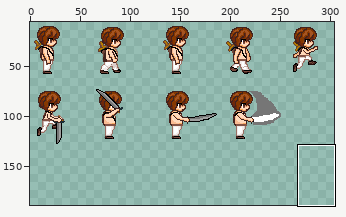
One commit to this sprite sheet: Assets/Sprites/MainCharacter2.png. The first picture is a wide view before the edit; the outline marks the close-up.
Close-up. Earlier state:
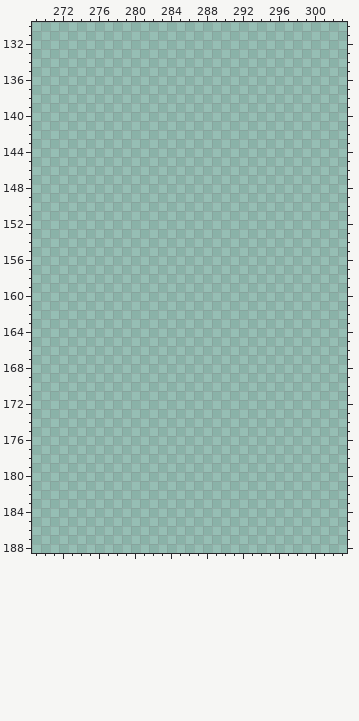
The file is 320x320 pixels. Pixels under 10% opacity are left out. Colours within 5 levels of each other are drawn and written as one. Shown: x 269..303, y 130..188. The wide view leaves out empty margins. The commit also changed other parts of the picture, which this record leaves out.
Now the later version:
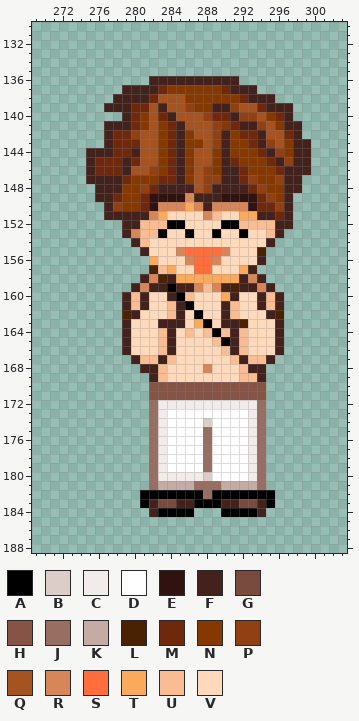
Palette (. is transparent): A #000000  B #dccdc9  C #f1ecea  D #ffffff  E #301211  F #43221d  G #784b3e  H #855446  J #996e62  K #c4aca5  L #482203  M #6f280b  N #853800  P #914014  Q #a55421  R #d68658  S #ff6e3b  T #faaa5d  U #fabc93  V #ffd9bb
What changed:
{"y":136,"x":282,"old":"..........","new":"FFFFFFFFFF"}
{"y":137,"x":279,"old":"...............","new":"FFFFMNNNNNNMFFF"}
{"y":138,"x":278,"old":"..................","new":"FFFFMQQQNNNNNNMFFF"}
{"y":139,"x":277,"old":".....................","new":"FFFMMQFQQPNNFFPQQMFFF"}
{"y":140,"x":279,"old":"...................","new":"FMNQMFQQQPMMFPPQNMF"}
{"y":141,"x":277,"old":"......................","new":"FFFMNQNMFQQQPNMFFPQNFF"}
{"y":142,"x":277,"old":"......................","new":"FMMPQQNMFNQQPFNMMFQQMF"}
{"y":143,"x":277,"old":".......................","new":"FMMMQQNMFNNQPFNNMFPQNFF"}
{"y":144,"x":275,"old":".........................","new":"FFFMMFQQNMFNQQNFNNNMFPNFF"}
{"y":145,"x":275,"old":".........................","new":"FMMMFMQQNMFNQQNFMNNNMFPFF"}
{"y":146,"x":275,"old":".........................","new":"FMMMFQQPNMFNQPNFFMNNNMFFF"}
{"y":147,"x":275,"old":"........................","new":"FFFFMNNNMMFNQPPFFMPNNPFF"}
{"y":148,"x":276,"old":".......................","new":"FFFNNPMFFFFQPFFFFMPNNFF"}
{"y":149,"x":276,"old":"......................","new":"FFMNNMEEEERFFFEEEEMPNF"}
{"y":150,"x":277,"old":".....................","new":"FPNNMERRRTRFRRRREMMPF"}
{"y":151,"x":277,"old":".....................","new":"FFFFFRTVVVVRUVVTTFFMF"}
{"y":152,"x":279,"old":"...................","new":"FFUUUAAVVVVAAUUUUFF"}
{"y":153,"x":279,"old":"..................","new":"FRUUAVVAVVAVVAVVUF"}
{"y":154,"x":280,"old":"................","new":"FUVVVVVVVVVVVVVF"}
{"y":155,"x":281,"old":"..............","new":"FVVVRSSSSRVVVL"}
{"y":156,"x":282,"old":".............","new":"TVVVRSSRVVVVF"}
{"y":157,"x":282,"old":"............","new":"LUTVVSSVVVTF"}
{"y":158,"x":281,"old":"..............","new":"FRLFTTTTTTTFRF"}
{"y":159,"x":280,"old":"................","new":"FRFFAFFRURFLFFRF"}
{"y":160,"x":279,"old":"..................","new":"FUFVVFAUVVVTFVVFUF"}
{"y":161,"x":279,"old":"..................","new":"FUFVVUFAVVVFUVVFUF"}
{"y":162,"x":279,"old":"..................","new":"LFVVVUFVAVVFUVVVFL"}
{"y":163,"x":279,"old":"..................","new":"FVVVFFFVTAVFFLVVVF"}
{"y":164,"x":279,"old":"..................","new":"FVVVUFVUVUAUFUVVVF"}
{"y":165,"x":279,"old":"..................","new":"FVVVUFVVVVUAFUVVVF"}
{"y":166,"x":279,"old":"..................","new":"FVVVUFVVVVVUFUVVVF"}
{"y":167,"x":280,"old":"................","new":"FUUFUVVVVVVUFUUF"}
{"y":168,"x":281,"old":"..............","new":"FFUVVVVRVVVUFF"}
{"y":169,"x":282,"old":".............","new":"FUVVVVVVVVUUF"}
{"y":170,"x":282,"old":".............","new":"HHHHHHHHHHHHH"}
{"y":171,"x":282,"old":".............","new":"HHHHHHHHHHHHH"}
{"y":172,"x":282,"old":".............","new":"JCCCCCCCCCCCJ"}
{"y":173,"x":282,"old":".............","new":"JCDDDDDDDDDCJ"}
{"y":174,"x":282,"old":".............","new":"JCDDDDBDDDDCJ"}
{"y":175,"x":282,"old":".............","new":"JCDDDDJDDDDCJ"}
{"y":176,"x":282,"old":".............","new":"JCDDDDJDDDDCJ"}
{"y":177,"x":282,"old":".............","new":"JCDDDDJDDDDCJ"}
{"y":178,"x":282,"old":".............","new":"JCDDDDJDDDDCJ"}
{"y":179,"x":282,"old":".............","new":"JCDDDDJDDDDCJ"}
{"y":180,"x":282,"old":".............","new":"JCCCCCBDDDDCJ"}
{"y":181,"x":282,"old":".............","new":"JKKKKJJJKKKKJ"}
{"y":182,"x":281,"old":"...............","new":"AAAAAAAJAAAAAAA"}
{"y":183,"x":281,"old":"...............","new":"AFGGFFAAAFFGGFA"}
{"y":184,"x":282,"old":".....","new":"FAAAA"}
{"y":184,"x":290,"old":".....","new":"AAAAF"}
{"label":"added","picture_box":[86,76,311,517]}
